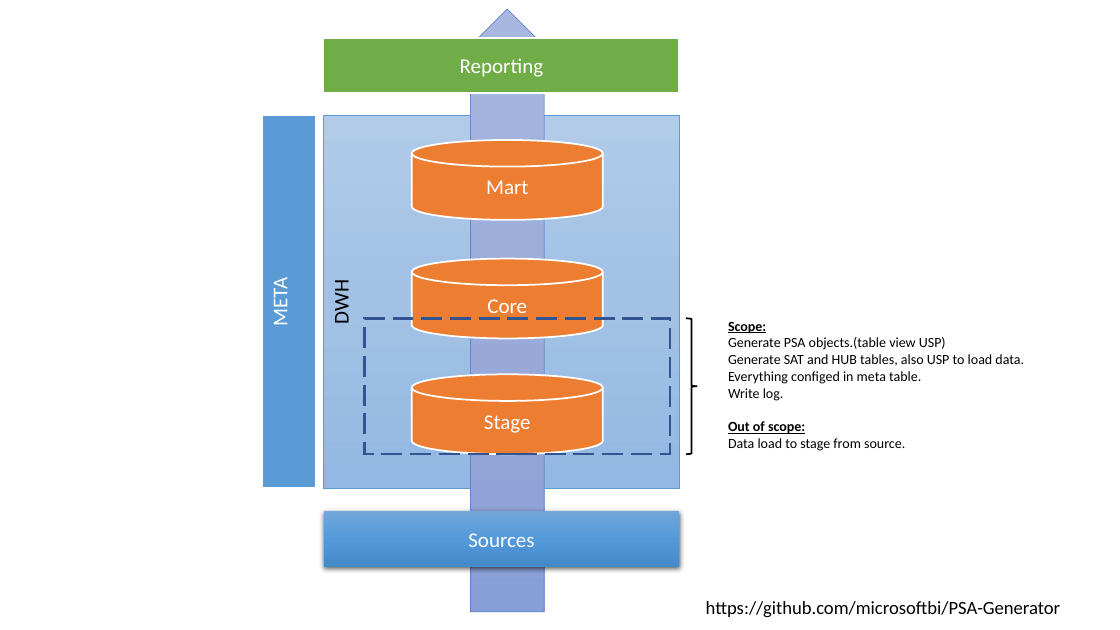
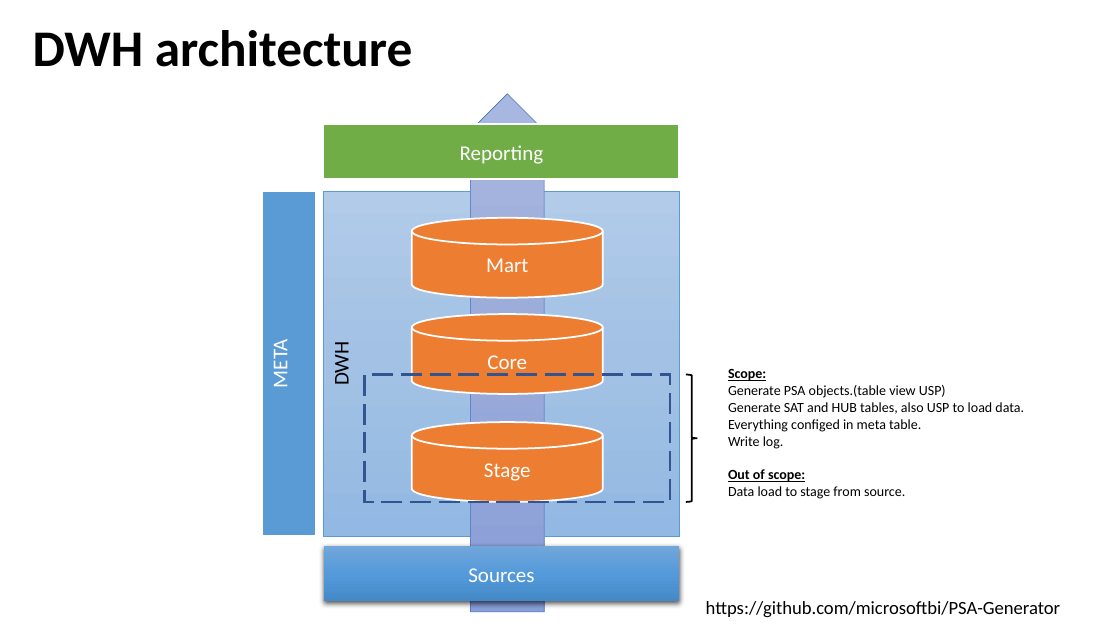
Before and after one commit to microsoftbi/DWH-Generator, a slide deck: slide 1 of DOCS/Intro.pptx. Drawn at 1120x630 pixels with LibreOffice and Linux fonts; fonts in the diff are those of the drawing. Boxes give left, top, right and bottom in pixels: in the first picture for what was removed or moved away, otherwise in the second. Text is boxed around its words. In the diff, an @@ line names an element or a change of style, - is before the commit and + after.

```diff
--- a/DOCS/Intro.pptx
+++ b/DOCS/Intro.pptx
@@ text added at <box>33,30,413,67</box>, 44 pt, text #000000, bold @@
+DWH architecture
@@ up arrow: place and size @@
-up arrow at <box>434,9,581,613</box>
+up arrow at <box>434,94,581,613</box>
@@ rectangle "Reporting": place and size @@
-rectangle "Reporting" at <box>323,38,680,93</box>
+rectangle "Reporting" at <box>323,124,680,180</box>
@@ rectangle "META": place and size @@
-rectangle "META" at <box>262,115,316,488</box>
+rectangle "META" at <box>262,192,316,537</box>
@@ rectangle "DWH": place and size @@
-rectangle "DWH" at <box>323,115,680,488</box>
+rectangle "DWH" at <box>323,192,680,537</box>
@@ cylinder "Mart": place and size @@
-cylinder "Mart" at <box>412,140,602,220</box>
+cylinder "Mart" at <box>412,218,602,297</box>
@@ cylinder "Core": place and size @@
-cylinder "Core" at <box>412,259,602,339</box>
+cylinder "Core" at <box>412,314,602,394</box>
@@ rectangle: place and size @@
-rectangle at <box>365,318,670,455</box>
+rectangle at <box>365,375,670,502</box>
@@ right brace: place and size @@
-right brace at <box>686,318,698,455</box>
+right brace at <box>686,375,698,502</box>
@@ text "Scope:": place and size @@
-text "Scope:" at <box>728,322,1024,451</box>
+text "Scope:" at <box>728,369,1024,499</box>
@@ cylinder "Stage": place and size @@
-cylinder "Stage" at <box>412,375,602,455</box>
+cylinder "Stage" at <box>412,422,602,502</box>
@@ rectangle "Sources": place and size @@
-rectangle "Sources" at <box>323,512,680,567</box>
+rectangle "Sources" at <box>323,546,680,602</box>
```
Also in this commit, not shown: 1 other slide changed, 1 slide added, 3 slides removed, 16 other files.
